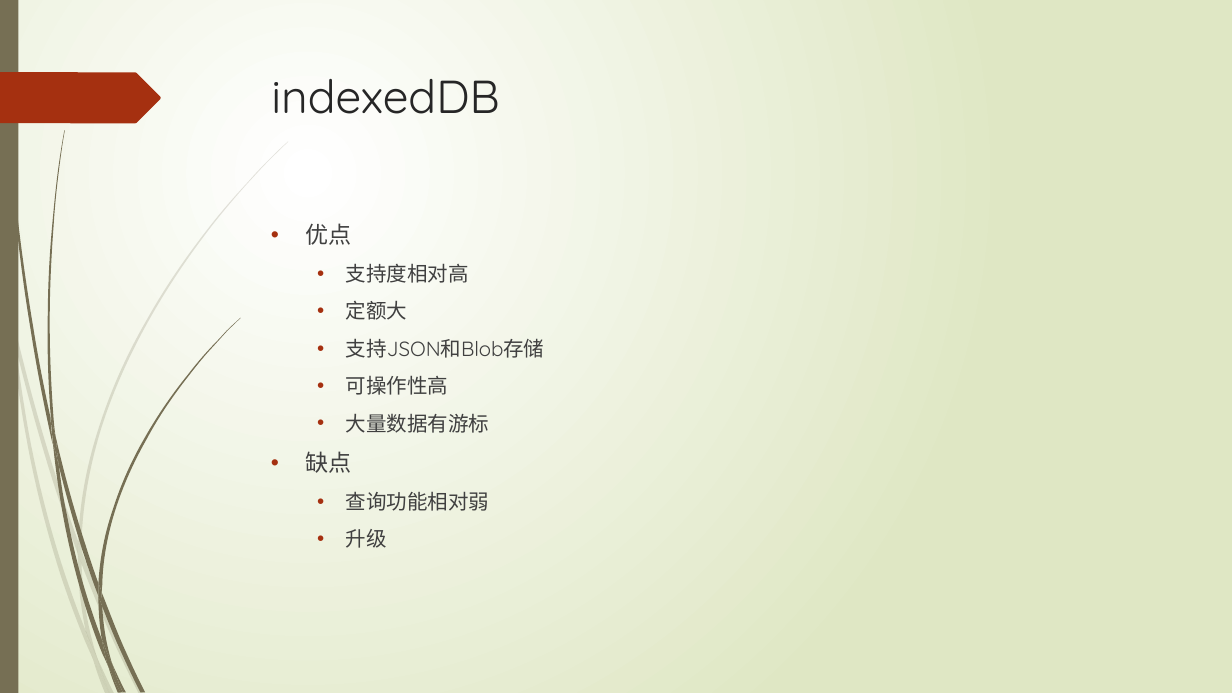
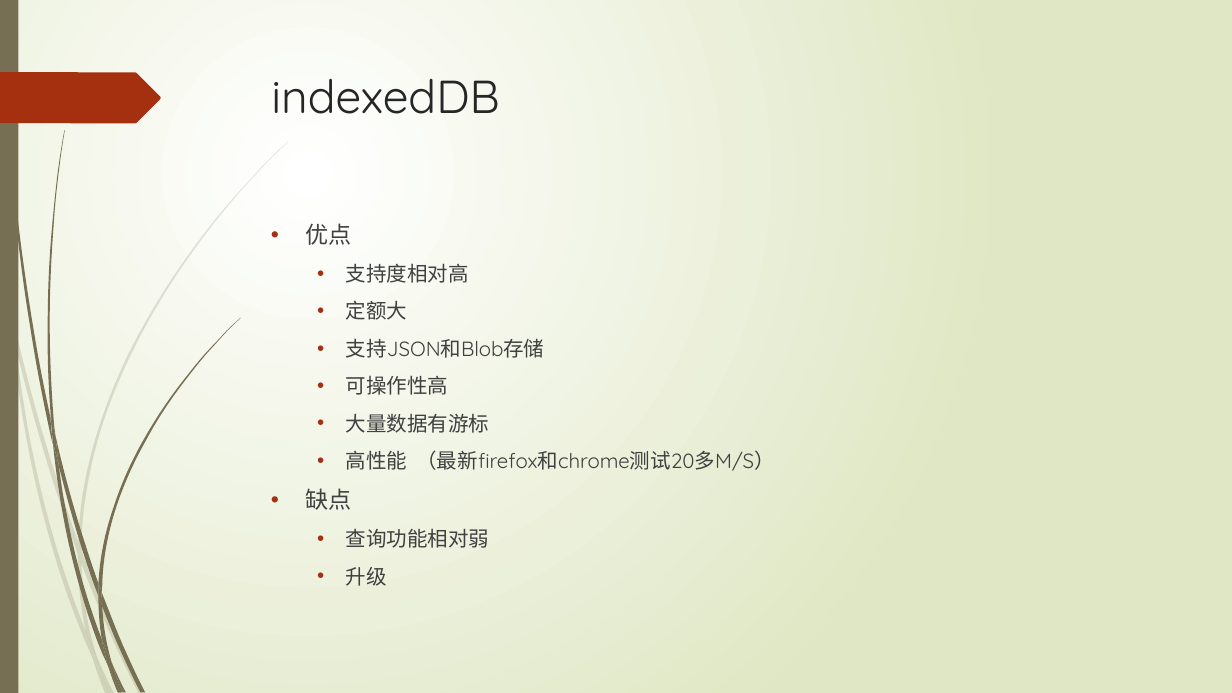
Before and after one commit to xiangwenhu/FileSystem, a slide deck: slide 7 of docs/浏览器大型文件存储.pptx (slide 6 before the commit). Drawn at 1232x693 pixels with LibreOffice and Linux fonts; fonts in the diff are those of the drawing. Boxes give left, top, right and bottom in pixels: in the first picture for what was removed or moved away, otherwise in the second. Text is boxed around its words. In the diff, an @@ line names an element or a change of style, - is before the commit and + after.

```diff
--- a/docs/浏览器大型文件存储.pptx
+++ b/docs/浏览器大型文件存储.pptx
@@ text at <box>346,450,774,471</box>: paragraph added @@
+  • 高性能 （最新firefox和chrome测试20多M/S）
```
Also in this commit, not shown: 2 slides added, 3 other files.
